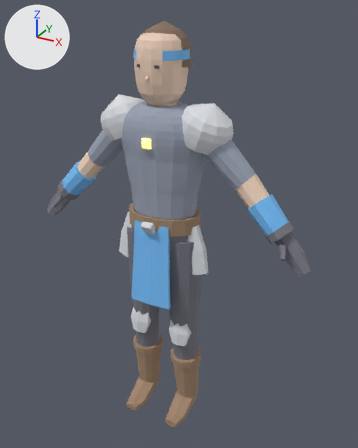
One commit to the Blender file art/rigs/biped_v1.blend: the scene before it, then after it.
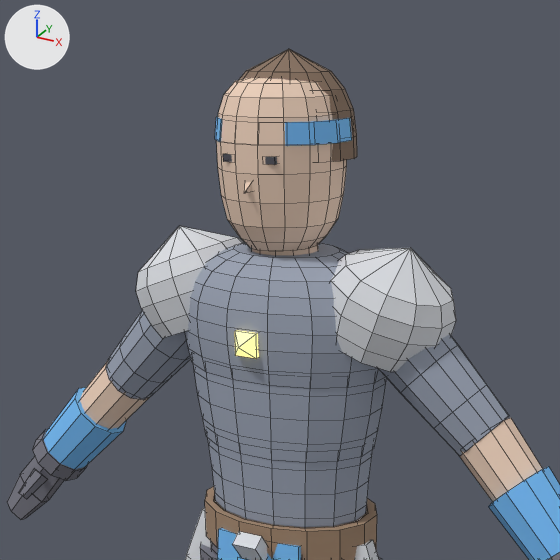
There are two pictures of each version: one whole from a 50 mm camera at (1.085, -1.833, 1.988) aimed at (0.046, 0.056, 1.043), one close up on the part from 12% to 77% of the width and 0% to 52% of the height. Every picture has the same lights, and +X, +Y and +Z are marked at upper left. The first two pictures are the older version. The close-ups show mesh edges as thin lines.

In view in the first close-up: 'biped_v1_mannequin'.
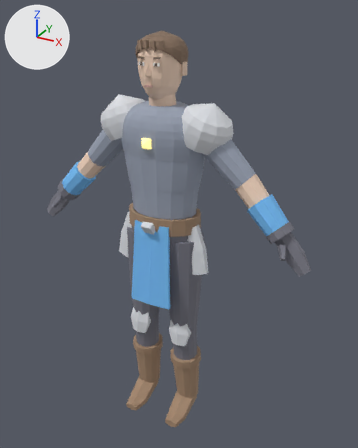
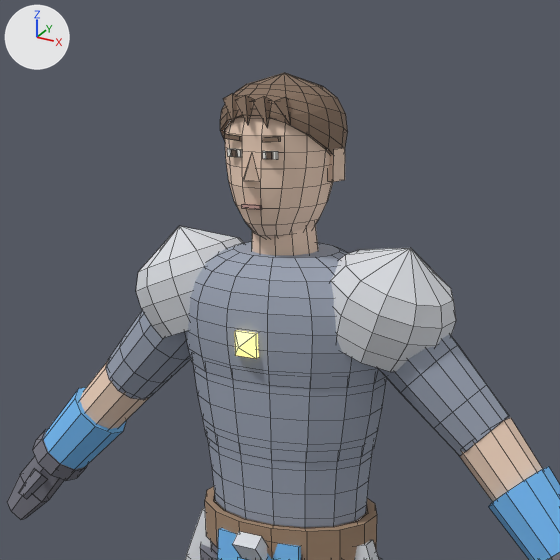
What differs and where, as boxes (x1, y1, x2, y2) in the close-ups (560 x 560 px; the box of a moved part takes in the faces that stretch with it):
'biped_v1_mannequin', reshaped
    before: (7, 49, 560, 560)
    after: (7, 73, 560, 560)
part 1 of me_biped_v1_mannequin, added
    after: (266, 151, 272, 159)
part 2 of me_biped_v1_mannequin, added
    after: (230, 149, 237, 157)
part 3 of me_biped_v1_mannequin, added
    after: (242, 204, 262, 210)
part 4 of me_biped_v1_mannequin, added (beige)
    after: (225, 115, 333, 239)
part 5 of me_biped_v1_mannequin, deleted
    before: (244, 182, 251, 193)
part 6 of me_biped_v1_mannequin, moved or reshaped
    before: (215, 49, 357, 251)
    after: (220, 73, 348, 182)

The change in detail:
me_biped_v1_mannequin is used by ob_biped_v1_mannequin; location (0.0, 0.0, 0.0).
me_biped_v1_mannequin had 1722 vertices, 1398 faces and spanned x -0.7..0.7, y -0.17..0.15, z 0.0..1.93.
me_biped_v1_mannequin now has 1825 vertices, 1500 faces and spans x -0.7..0.7, y -0.17..0.15, z 0.0..1.9.
me_biped_v1_mannequin part 1: a new loose piece, a box spanning x 0.0285..0.0395, y -0.1099..-0.1059, z 1.7737..1.7847, in mat_cloth.
me_biped_v1_mannequin part 2: a new loose piece, a box spanning x -0.0395..-0.0285, y -0.1099..-0.1059, z 1.7737..1.7847, in mat_cloth.
me_biped_v1_mannequin part 3: a new loose piece, a box spanning x -0.018..0.018, y -0.1143..-0.1083, z 1.6931..1.6996, in mat_skin.
me_biped_v1_mannequin part 4: a new loose piece of 177 vertices spanning x -0.09..0.09, y -0.11..0.1, z 1.63..1.88, in mat_skin.
me_biped_v1_mannequin part 5: the loose piece of 5 vertices spanning x -0.01..0.01, y -0.14..-0.1, z 1.72..1.75 is deleted.
me_biped_v1_mannequin part 6: 5 vertices moved from x -0.06..0.06, y -0.1..-0.09, z 1.77..1.87 to x -0.05..0.05, y -0.11..-0.09, z 1.77..1.87; 258 vertices removed from x -0.11..0.11, y -0.12..0.13, z 1.62..1.93; 165 vertices added at x -0.11..0.11, y -0.14..0.11, z 1.73..1.9.
